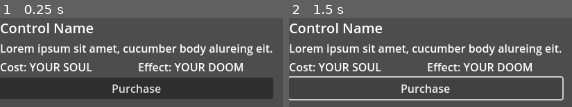
Above: before the commit, frames 1-2 (left to right).
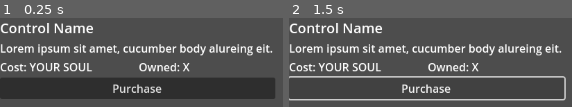
Above: after the commit, the same moments.

Repository: Fuzzy39/TeamJam
Game: Godot game, scene res://Scenes/Upgrade.tscn
Same seed, same stepped clock (60 frames per second), same inputs: the game is played once before the commit and once after it. This scene is started directly instead of the project's main scene.
Inputs:
- Up to frame 1 (0.25 s): no input
- Up to frame 2 (1.5 s): click "Purchase" at 0.5 s; tap Enter at 1.25 s; hold Right (right) from 1.28 s (still down)

The runs differ from the first frame. In frame 1, 3.2% of the frame differs, in the area x 39-98%, y 50-92%; in frame 2, 3.5%, in the area x 39-98%, y 50-94%.

Commit message:
half functional upgrade

Diff:
--- a/Scenes/Main.tscn
+++ b/Scenes/Main.tscn
@@ -2,11 +2,17 @@
 
 [ext_resource type="PackedScene" uid="uid://bmhyhsixugfo" path="res://Scenes/player.tscn" id="1_pa26x"]
 [ext_resource type="PackedScene" uid="uid://77tgh2eswlxq" path="res://Scenes/world.tscn" id="2_dwvlx"]
-[ext_resource type="PackedScene" uid="uid://l7p8h44waxb2" path="res://Scenes/gui.tscn" id="3_nfun1"]
+[ext_resource type="PackedScene" uid="uid://bvxif0p1jfo14" path="res://Scenes/gui.tscn" id="3_nfun1"]
 
 [node name="Main" type="Control"]
 layout_mode = 3
-anchors_preset = 0
+anchors_preset = 15
+anchor_right = 1.0
+anchor_bottom = 1.0
+offset_right = -1152.0
+offset_bottom = -648.0
+grow_horizontal = 2
+grow_vertical = 2
 
 [node name="HBoxContainer" type="HBoxContainer" parent="."]
 layout_mode = 0
--- a/Scenes/Upgrade.tscn
+++ b/Scenes/Upgrade.tscn
@@ -1,44 +1,44 @@
-[gd_scene load_steps=2 format=3 uid="uid://ca7sfxsaxgu2j"]
+[gd_scene load_steps=3 format=3 uid="uid://ca7sfxsaxgu2j"]
+
+[ext_resource type="Script" path="res://Scripts/Upgrade.gd" id="1_hiirn"]
 
 [sub_resource type="LabelSettings" id="LabelSettings_exwgn"]
 font_size = 20
 
-[node name="Upgrade" type="Control"]
-layout_mode = 3
+[node name="Upgrade" type="VBoxContainer"]
 anchors_preset = 15
 anchor_right = 1.0
 anchor_bottom = 1.0
+offset_right = -755.0
 grow_horizontal = 2
 grow_vertical = 2
+script = ExtResource("1_hiirn")
 
-[node name="VBoxContainer" type="VBoxContainer" parent="."]
-layout_mode = 0
-offset_right = 40.0
-offset_bottom = 40.0
-
-[node name="Name" type="Label" parent="VBoxContainer"]
+[node name="Name" type="Label" parent="."]
 layout_mode = 2
 text = "Control Name"
 label_settings = SubResource("LabelSettings_exwgn")
 
-[node name="Description" type="Label" parent="VBoxContainer"]
+[node name="Description" type="Label" parent="."]
 layout_mode = 2
 text = "Lorem ipsum sit amet, cucumber body alureing eit."
+autowrap_mode = 2
 
-[node name="HBoxContainer" type="HBoxContainer" parent="VBoxContainer"]
+[node name="HBoxContainer" type="HBoxContainer" parent="."]
 layout_mode = 2
 
-[node name="Cost" type="Label" parent="VBoxContainer/HBoxContainer"]
+[node name="Cost" type="Label" parent="HBoxContainer"]
 layout_mode = 2
 size_flags_horizontal = 3
 text = "Cost: YOUR SOUL"
 
-[node name="Label" type="Label" parent="VBoxContainer/HBoxContainer"]
+[node name="Owned" type="Label" parent="HBoxContainer"]
 layout_mode = 2
 size_flags_horizontal = 3
-text = "Effect: YOUR DOOM
-"
+text = "Owned: X"
 
-[node name="Button" type="Button" parent="VBoxContainer"]
+[node name="Button" type="Button" parent="."]
 layout_mode = 2
 text = "Purchase"
+
+[connection signal="pressed" from="Button" to="." method="_on_button_pressed"]
--- a/Scenes/gui.tscn
+++ b/Scenes/gui.tscn
@@ -1,27 +1,30 @@
-[gd_scene load_steps=4 format=3 uid="uid://l7p8h44waxb2"]
+[gd_scene load_steps=4 format=3 uid="uid://bvxif0p1jfo14"]
 
+[ext_resource type="Script" path="res://Scripts/gui.gd" id="1_882t7"]
 [ext_resource type="Script" path="res://Scripts/GoldCount.gd" id="1_b5lxf"]
-[ext_resource type="Script" path="res://Scenes/gui.gd" id="1_uxwn8"]
 
 [sub_resource type="LabelSettings" id="LabelSettings_svudw"]
 font_size = 24
 
 [node name="GUI" type="PanelContainer"]
-script = ExtResource("1_uxwn8")
+clip_contents = true
+offset_right = 187.0
+offset_bottom = 178.0
+script = ExtResource("1_882t7")
 
-[node name="VBoxContainer" type="VBoxContainer" parent="."]
+[node name="Container" type="VBoxContainer" parent="."]
 layout_mode = 2
 
-[node name="Label" type="Label" parent="VBoxContainer"]
+[node name="Label" type="Label" parent="Container"]
 layout_mode = 2
 text = "This is the UI!"
 label_settings = SubResource("LabelSettings_svudw")
 horizontal_alignment = 1
 
-[node name="GoldCount" type="Label" parent="VBoxContainer"]
+[node name="GoldCount" type="Label" parent="Container"]
 layout_mode = 2
 text = "Gold: number go here"
 script = ExtResource("1_b5lxf")
 
-[node name="HBoxContainer" type="HBoxContainer" parent="VBoxContainer"]
+[node name="HBoxContainer" type="HBoxContainer" parent="Container"]
 layout_mode = 2
